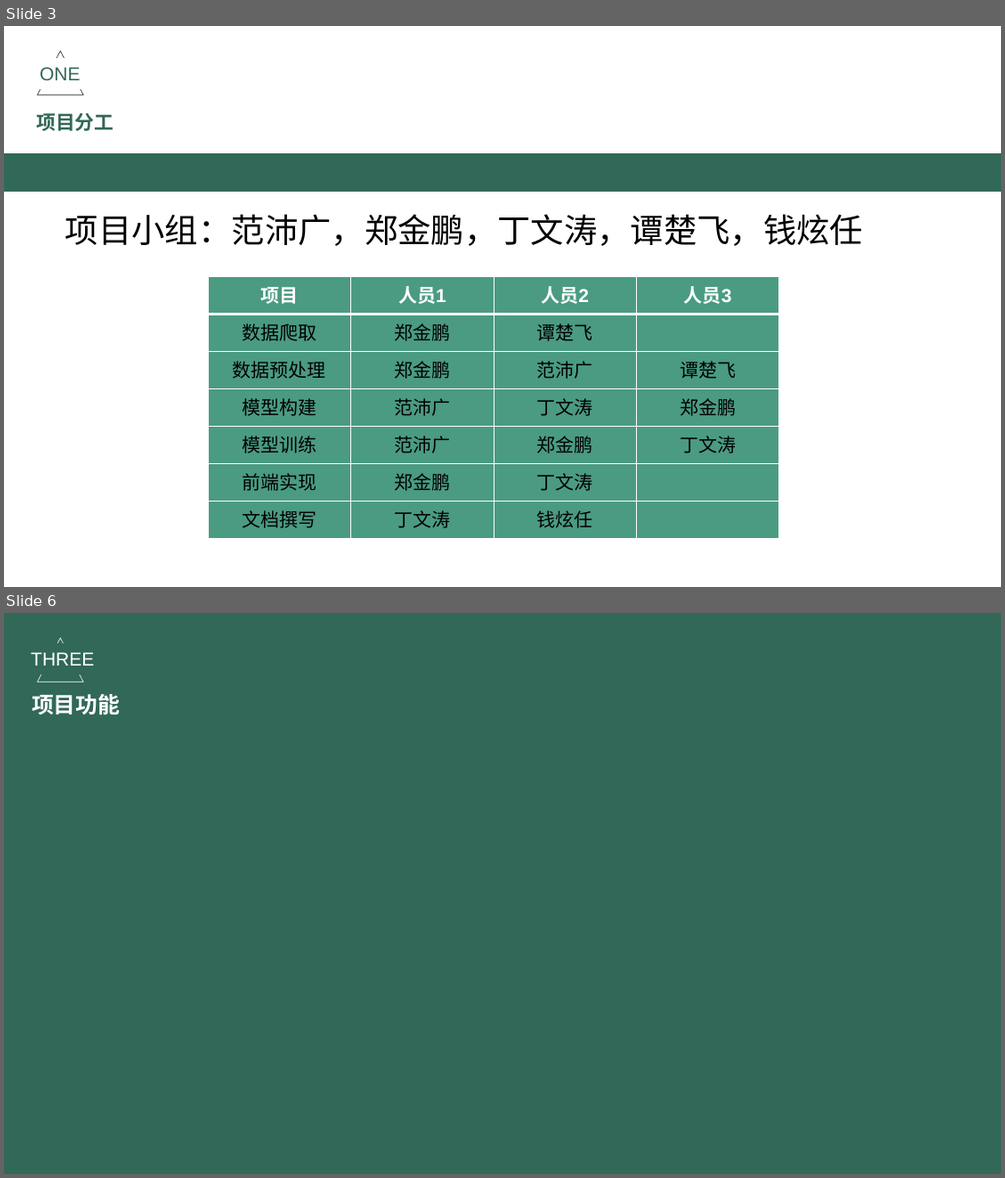
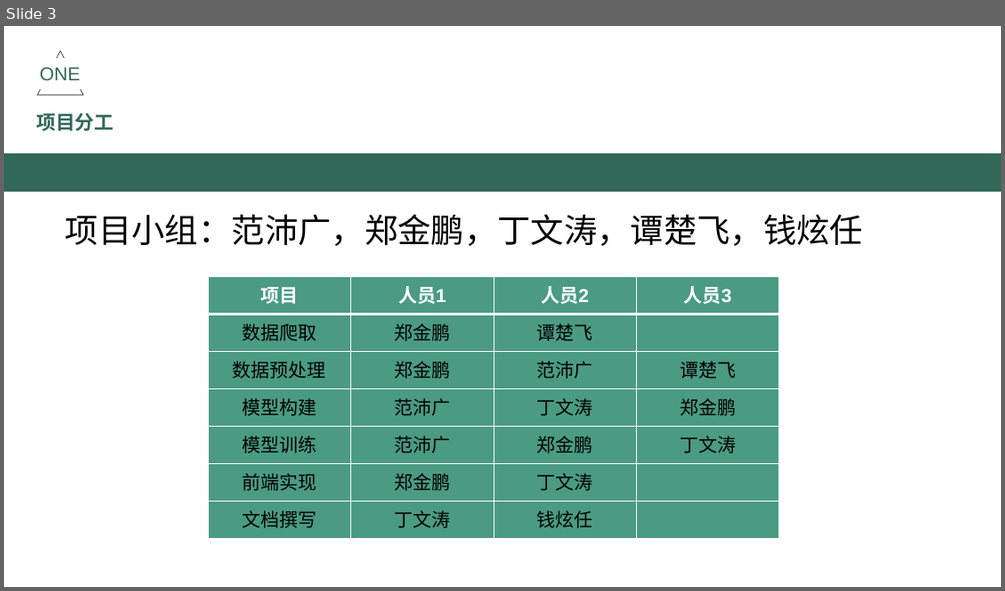
Before and after one commit to zh-jp/flower-recognition, a slide deck: 答辩PPT.pptx. Shown one above the other, each under a label of ours: slides 3 and 6 before the commit, slide 3 after it; the slides between them are not shown. The pictures are 1005x1178 and 1005x591 pixels, drawn with LibreOffice and Linux fonts; fonts in the diff are those of the drawing. Boxes give left, top, right and bottom in pixels: in the first picture for what was removed or moved away, otherwise in the second. Text is boxed around its words. In the diff, an @@ line names an element or a change of style, - is before the commit and + after.

```diff
--- a/答辩PPT.pptx
+++ b/答辩PPT.pptx
@@ slide 6 removed at [4, 613, 1001, 1174], background #316857 @@
@@ triangle removed at [38, 638, 83, 682] @@
@@ rectangle removed at [24, 643, 103, 674] @@
-THREE
@@ text removed at [32, 694, 120, 714] @@
-项目功能
```
Also in this commit, not shown: 2 slides changed, 5 slides added, 1 other slide removed, 2 other files.
